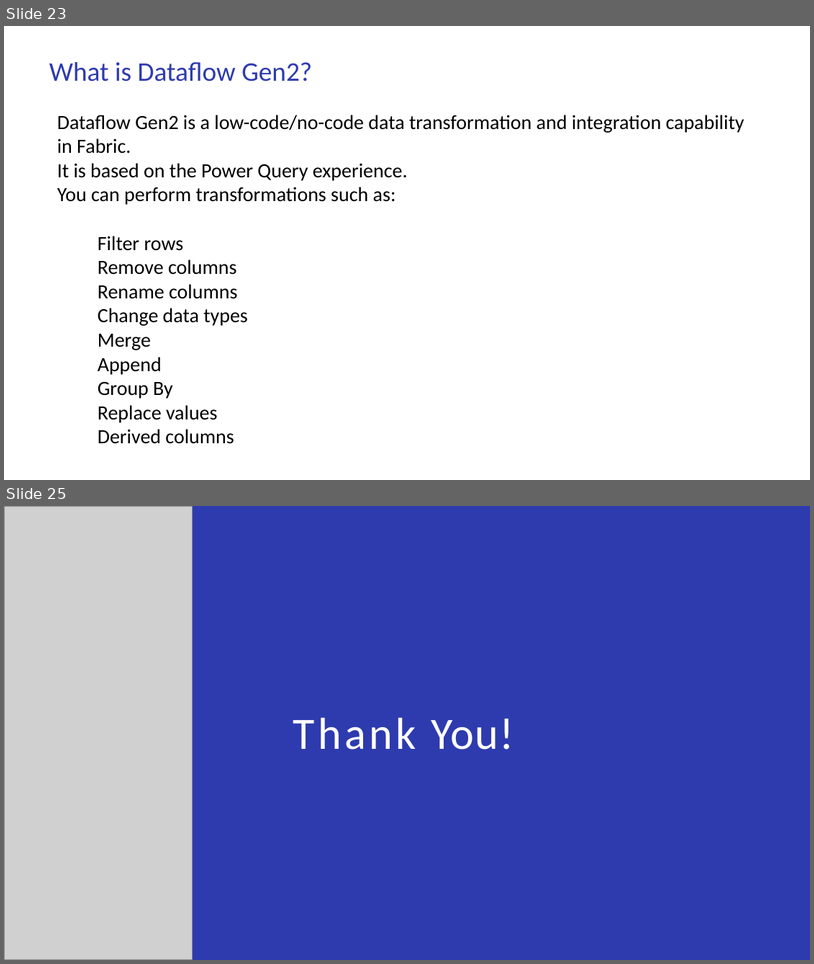
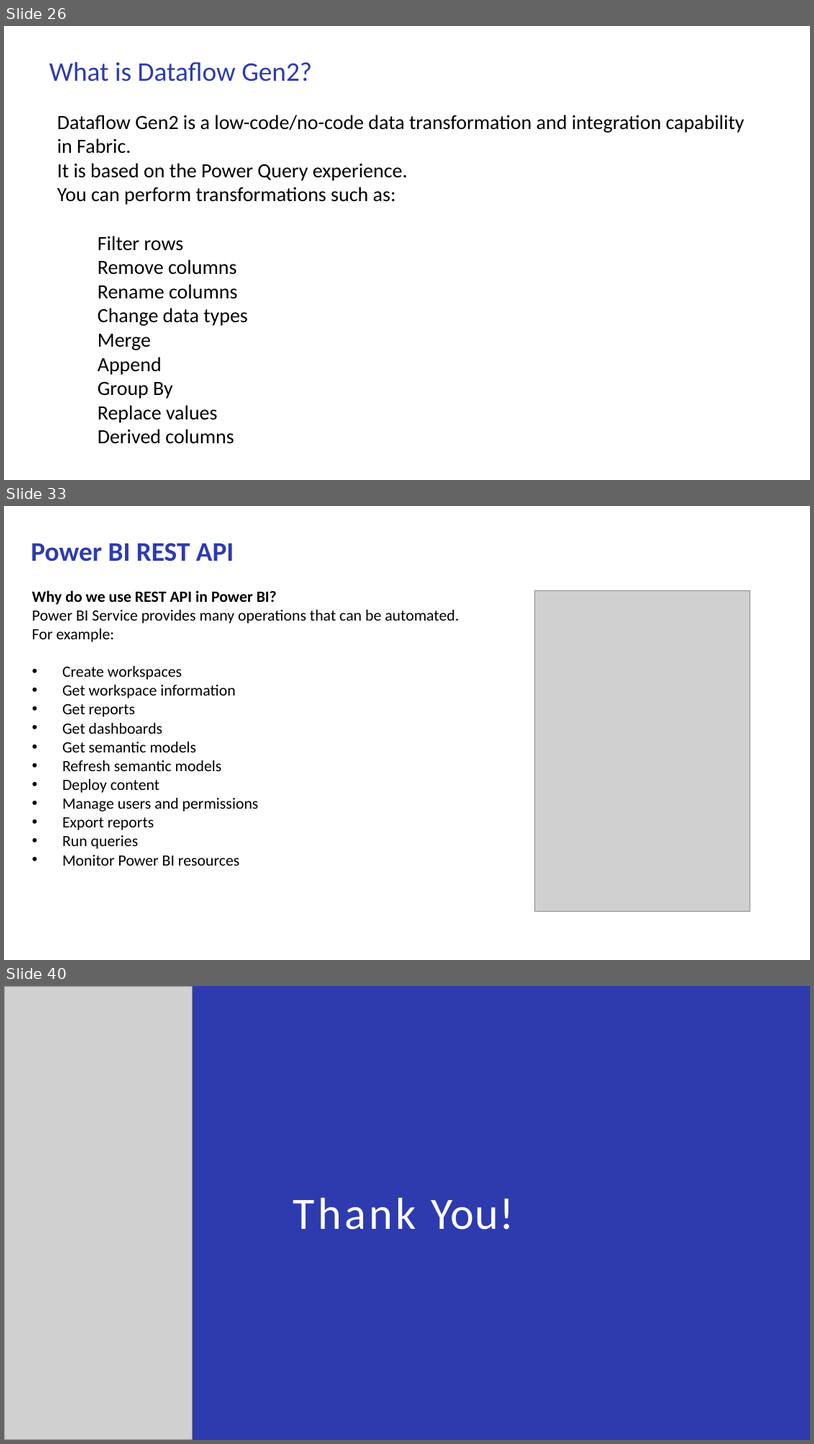
Before and after one commit to babjeereddy/ppt, a slide deck: MS_Fabric.pptx. Shown one above the other, each under a label of ours: slides 23 and 25 before the commit, slides 26, 33 and 40 after it; the slides between them are not shown. The pictures are 814x964 and 814x1444 pixels, drawn with LibreOffice and Linux fonts; fonts in the diff are those of the drawing; grey boxes stand for pictures. Boxes give left, top, right and bottom in pixels: in the first picture for what was removed or moved away, otherwise in the second. Text is boxed around its words. In the diff, an @@ line names an element or a change of style, - is before the commit and + after.

```diff
--- a/MS_Fabric.pptx
+++ b/MS_Fabric.pptx
@@ slide 33 added at [4, 506, 810, 960], background #FFFFFF @@
@@ title added at [31, 543, 234, 561], 24 pt, text #2E3BAE, bold @@
+Power BI REST API
@@ text added at [32, 590, 459, 865], 14 pt, text #000000 @@
+Why do we use REST API in Power BI?
+Power BI Service provides many operations that can be automated.
+For example:
+• Create workspaces
+• Get workspace information
+• Get reports
+• Get dashboards
+• Get semantic models
+• Refresh semantic models
+• Deploy content
+• Manage users and permissions
+• Export reports
+• Run queries
+• Monitor Power BI resources
@@ picture added at [535, 591, 750, 911] @@
@@ what was slide 23 is now slide 26 @@
@@ what was slide 25 is now slide 40 @@
```
Also in this commit, not shown: 1 slide changed, 14 other slides added, 3 other files.
